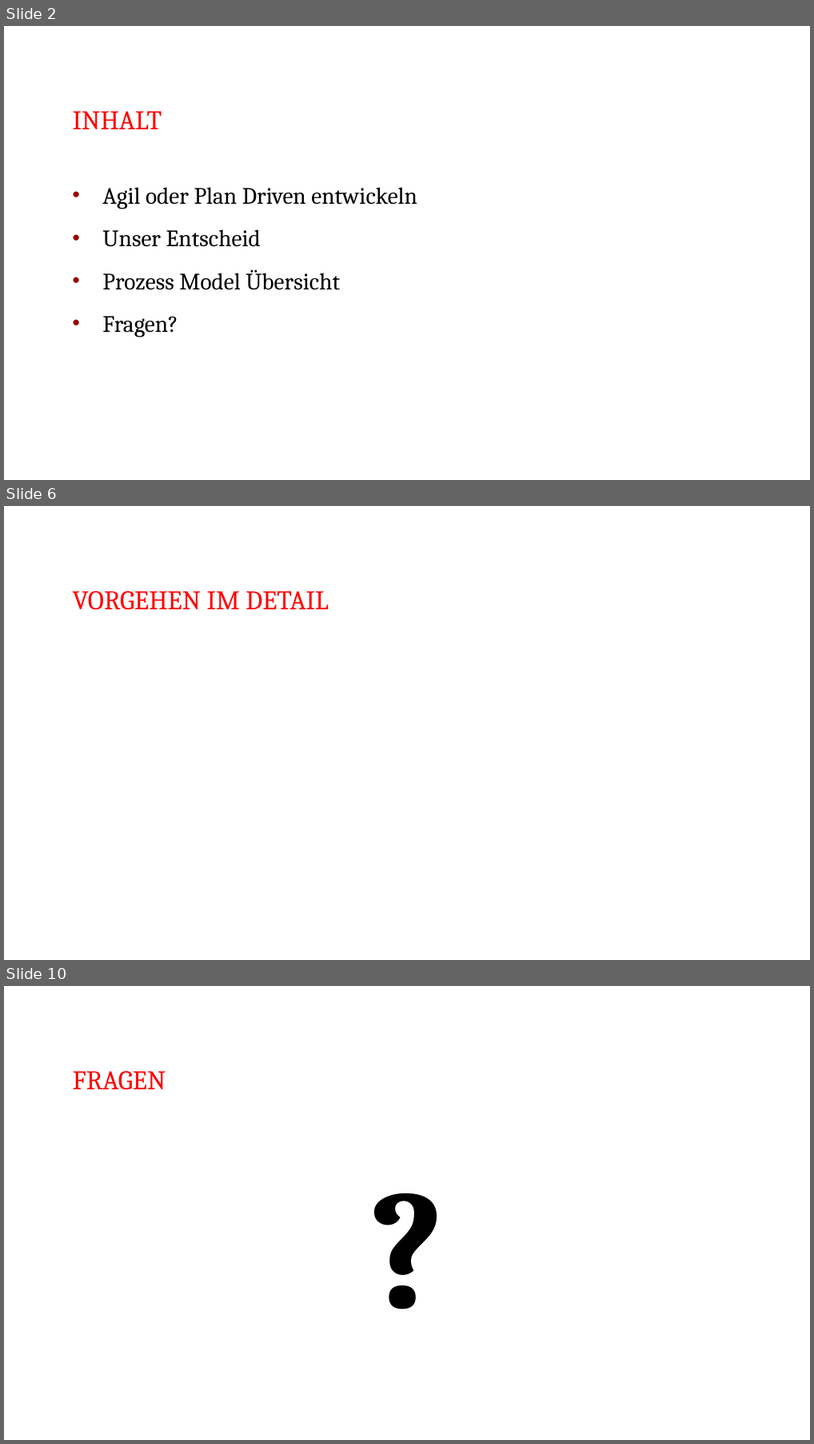
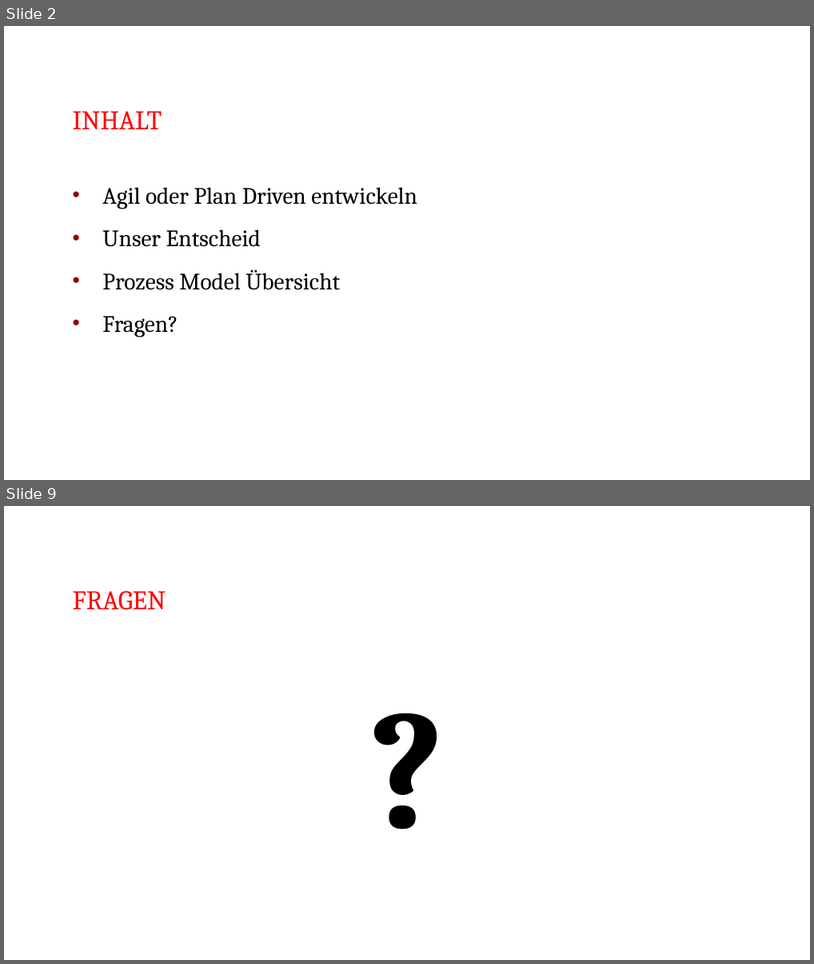
Before and after one commit to shylux/ch.bfh.bti7081.s2015.rot, a slide deck: doc/task02/Task 2.pptx. Shown one above the other, each under a label of ours: slides 2, 6 and 10 before the commit, slides 2 and 9 after it; the slides between them are not shown. The pictures are 814x1444 and 814x964 pixels, drawn with LibreOffice and Linux fonts; fonts in the diff are those of the drawing. Boxes give left, top, right and bottom in pixels: in the first picture for what was removed or moved away, otherwise in the second. Text is boxed around its words. In the diff, an @@ line names an element or a change of style, - is before the commit and + after.

```diff
--- a/doc/task02/Task 2.pptx
+++ b/doc/task02/Task 2.pptx
@@ slide 6 removed at [4, 506, 810, 960], background #FFFFFF @@
@@ title removed at [73, 591, 329, 610] @@
-VORGEHEN IM DETAIL
@@ what was slide 10 is now slide 9 @@
```
Also in this commit, not shown: 5 slides changed, 1 slide added, 1 other slide removed.
